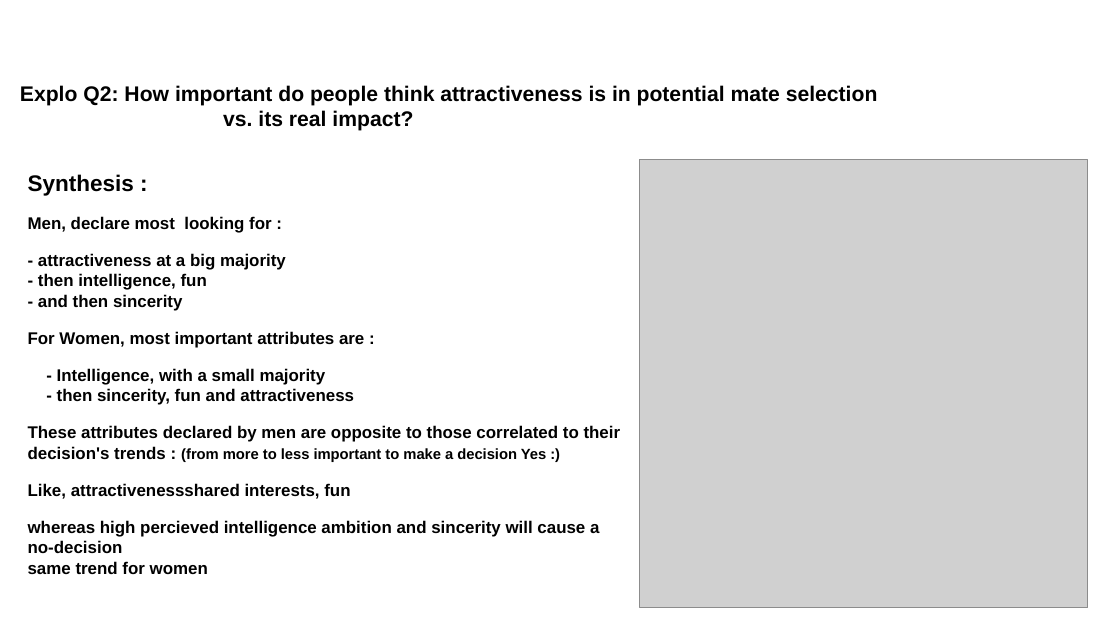
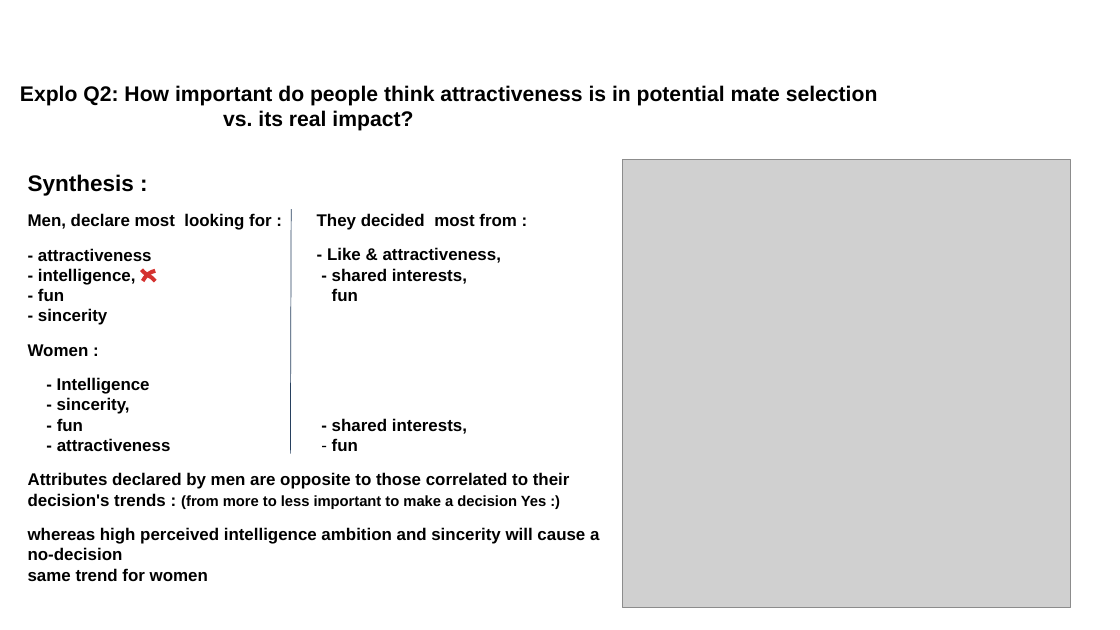
Before and after one commit to cyrilbraguy/Bl2_Tinder, a slide deck: slide 12 of doc/Braguy_CDSD_bl2_tinder.odp. Drawn at 1120x630 pixels with LibreOffice and Linux fonts; fonts in the diff are those of the drawing; grey boxes stand for pictures; background and template pictures are left out. Boxes give left, top, right and bottom in pixels: in the first picture for what was removed or moved away, otherwise in the second. Text is boxed around its words. In the diff, an @@ line names an element or a change of style, - is before the commit and + after.

```diff
--- a/doc/Braguy_CDSD_bl2_tinder.odp
+++ b/doc/Braguy_CDSD_bl2_tinder.odp
@@ picture: place and size @@
-picture at [640, 160, 1088, 608]
+picture at [623, 160, 1071, 608]
@@ line added from (292, 209) to (291, 453), #27405E 0.51 pt @@
@@ text at [28, 213, 272, 230]: less space between paragraphs @@
@@ text added at [317, 213, 517, 451], 12 pt, text #000000, bold @@
+They decided most from :
+- Like & attractiveness,
+- shared interests,
+- fun
+- like, attractiveness
+- shared interests,
+- fun
@@ text at [28, 248, 599, 581]: text changed @@
-- attractiveness at a big majority
-- then intelligence, fun
-- and then sincerity
-For Women, most important attributes are :
-- Intelligence, with a small majority
-- then sincerity, fun and attractiveness
-These attributes declared by men are opposite to those correlated to their decision's trends : (from more to less important to make a decision Yes :)
-Like, attractivenessshared interests, fun
-whereas high percieved intelligence ambition and sincerity will cause a no-decision
-same trend for women
+- attractiveness
+- intelligence,
+- fun
+- sincerity
+Women :
+- Intelligence
+- sincerity,
+- fun
+- attractiveness
+Attributes declared by men are opposite to those correlated to their decision's trends : (from more to less important to make a decision Yes :)
+whereas high perceived intelligence ambition and sincerity will cause a no-decision
+same trend for women
@@ freeform shape added at [141, 269, 154, 281], outline #D43230 2.83 pt @@
@@ freeform shape added at [142, 271, 154, 282], outline #D43230 2.83 pt @@
@@ freeform shape added at [157, 382, 172, 398], outline #D43230 2.83 pt @@
@@ freeform shape added at [158, 381, 171, 394], outline #D43230 2.83 pt @@
@@ freeform shape added at [133, 400, 148, 417], outline #D43230 2.83 pt @@
@@ freeform shape added at [133, 398, 146, 412], outline #D43230 2.83 pt @@
@@ page number rewrapped from [1065, 584, 1102, 629] to [1065, 584, 1120, 629] @@
```
Also in this commit, not shown: 15 other slides changed, 4 other files.
